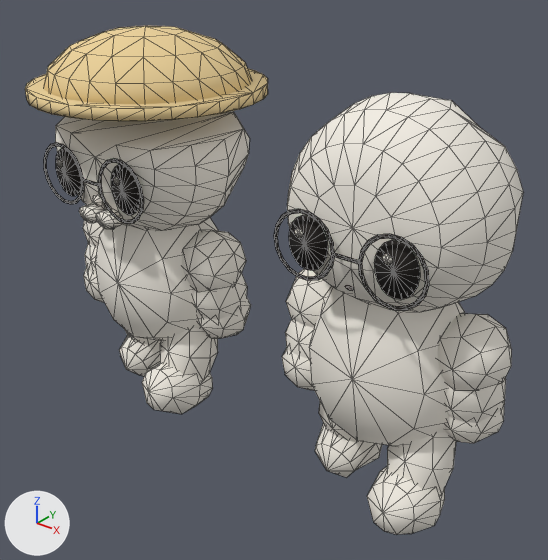
What one commit did to the glTF model assets/models/visitors/retirees.glb.
Rendered twice from a camera (50 mm lens) standing at (1.776, -1.608, 1.595) and looking at (0.486, 0.005, 0.595). Lighting does not change. The marker at lower left points along +X, +Y and +Z. The first picture is the older version. Mesh edges are drawn as thin lines. Where no turn or scale is listed for an object, it has been applied to the vertices.

In view in the first picture: 'p0_arm_r_mesh', 'p0_body_mesh', 'p0_eye_l_mesh', 'p0_head_mesh', 'p0_leg_r_mesh', 'p1_arm_l_mesh', 'p1_arm_r_mesh', 'p1_body_mesh', 'p1_eye_l_mesh', 'p1_head_mesh', 'p1_leg_l_mesh', 'p1_leg_r_mesh' and 3 more.
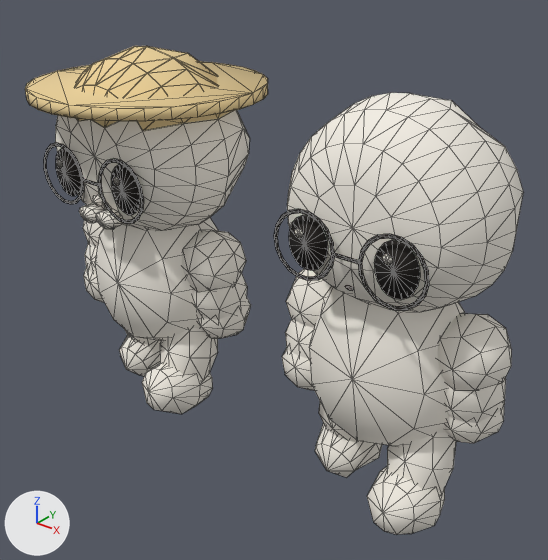
Location of each change, [x1, y1, x2, y2] in pixels of the pictures (548 x 560 px):
'p0_eye_l_mesh', reshaped (10% shorter): before [25, 26, 268, 229]; after [25, 46, 268, 229]
'p0_head_mesh', reshaped: before [55, 112, 250, 231]; after [55, 110, 250, 231]
part 1 of me_p0_eye_l_mesh, rebuilt: before [43, 26, 251, 104]; after [75, 46, 231, 131]
part 2 of me_p0_head_mesh, built on: before [56, 112, 249, 157]; after [56, 110, 249, 157]

The change, as a diff of the scene's bpy script:
```diff
--- a/assets/models/visitors/retirees.glb.py
+++ b/assets/models/visitors/retirees.glb.py
@@ me_p0_eye_l_mesh @@
 # used by ob_p0_eye_l_mesh; location = (0.0, 0.0, 0.943)
-me_p0_eye_l_mesh.from_pydata(...)  # 327 vertices, 550 faces; spans x -0.365..0.365, y -0.365..0.365, z -0.242..0.345
+me_p0_eye_l_mesh.from_pydata(...)  # 299 vertices, 494 faces; spans x -0.365..0.365, y -0.365..0.365, z -0.242..0.288
+# me_p0_eye_l_mesh part 1: the loose piece of 73 vertices spanning x -0.32..0.32, y -0.32..0.32, z 0.168..0.345 is rebuilt with 45 vertices and now spans x -0.284..0.284, y -0.235..0.271, z 0.097..0.288
 me_p0_eye_l_mesh.materials.append(mat_palette)
@@ me_p0_head_mesh @@
 # used by ob_p0_head_mesh; location = (0.0, 0.0, 0.943)
-me_p0_head_mesh.from_pydata(...)  # 92 vertices, 176 faces; spans x -0.317..0.317, y -0.262..0.293, z -0.287..0.059
+me_p0_head_mesh.from_pydata(...)  # 137 vertices, 266 faces; spans x -0.317..0.317, y -0.262..0.293, z -0.287..0.287
+# me_p0_head_mesh part 2
+# 13 faces are deleted
+# 45 vertices are added at x -0.284..0.284, y -0.235..0.271, z 0.095..0.287
+# 103 new faces join them
 me_p0_head_mesh.materials.append(mat_palette)
```
